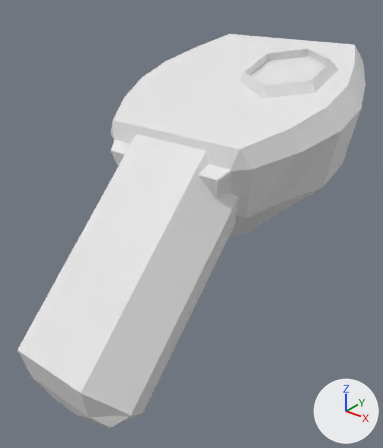
What one commit did to the Blender file game/models/controller_right.blend.
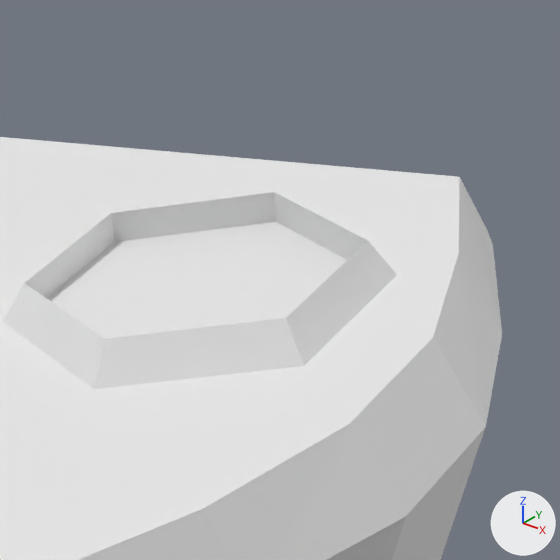
There are two pictures of each version: one whole from a 50 mm camera at (0.764, -1.071, 0.474) aimed at (-0.011, -0.101, -0.127), one close up on the part from 62% to 99% of the width and 0% to 32% of the height. Every picture has the same lights, and +X, +Y and +Z are marked at lower right.

Names of what the first close-up shows: 'controller_right'.
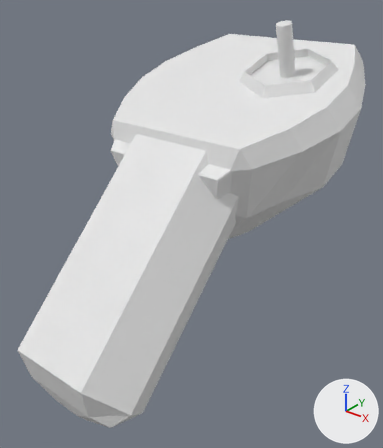
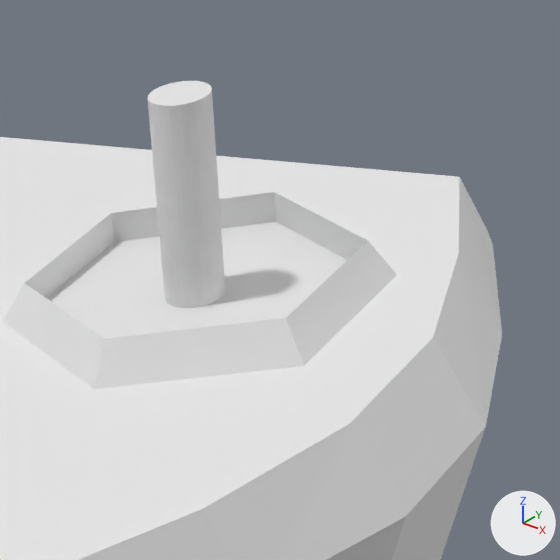
Commit message: virtual controller joystick working

Location of each change, (x1, y1, x2, y2) in pixels of the close-ups (560 x 560 px):
'controller_right.001', added: after (147, 81, 225, 308)

Edits to the bpy script that builds the scene:
```text
Add me_cube_001:
    me_cube_001.from_pydata(...)  # 64 vertices, 34 faces; spans x 0.296..0.43, y -0.66..-0.004, z 0.765..1.193
    me_cube_001.materials.append(mat_material_001)  # white #e7e7e7
Add ob_controller_right_001:
    ob_controller_right_001 = bpy.data.objects.new('controller_right.001', me_cube_001)
    ob_controller_right_001.location = (0.0, 0.0, 0.0)
    ob_controller_right_001.rotation_euler = (-0.79, 0.0, 0.0)  # degrees (-45, 0, 0)
    ob_controller_right_001.scale = (0.284, 0.284, 0.284)
```
